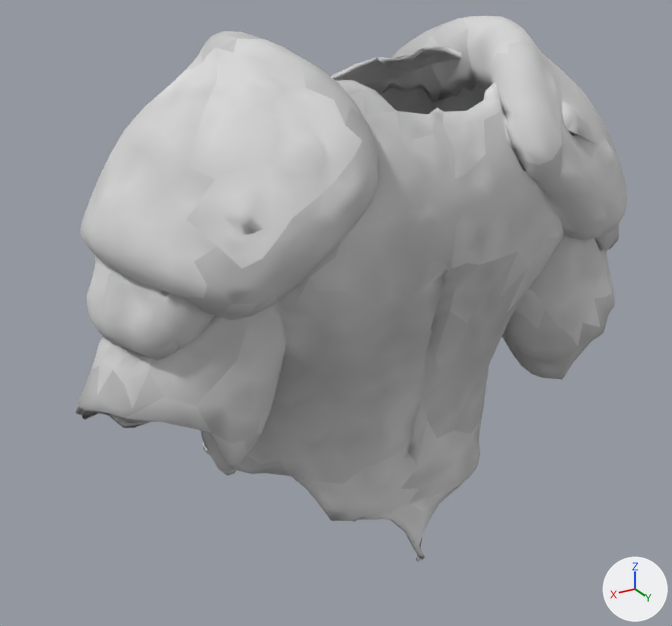
Renders of the glTF model hollowmere/Assets/Resources/Gear/Fitted/leather/t2_chest.glb from each side of a commit.
Before and after are seen from a camera (50 mm lens) standing at (0.506, 0.807, 1.638) and looking at (0.02, -0.002, 1.233). Every picture has the same lights, and +X, +Y and +Z are marked at lower right. The older version comes first. Vertices at exactly the same position are counted once.

In view in the first picture: 'chest_t2'.
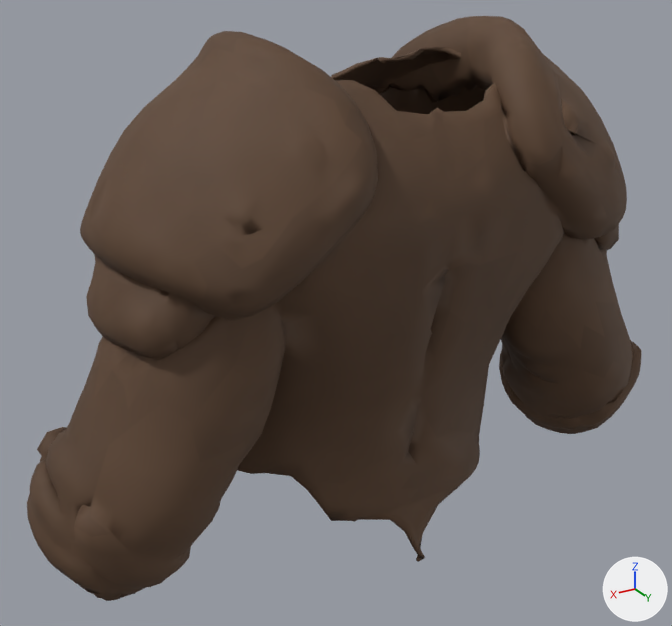
Pixel boxes [x1, y1, x2, y2] of what changed, in the pictures (672 x 626 px):
'chest_t2', surface changed, reshaped (grey to brown, 11% wider, 7% taller): before [76, 16, 627, 562]; after [27, 16, 641, 601]
part 1 of me_chest_t2, built on: before [76, 319, 267, 475]; after [27, 319, 268, 601]
part 2 of me_chest_t2, built on: before [502, 241, 615, 379]; after [499, 241, 641, 434]

Edits to the bpy script that builds the scene:
```text
Add img_leather_mid:
    img_leather_mid = load_image('leather_mid', '_unpacked/leather_mid', 512, 512, 'sRGB')
Add img_leather_mr:
    img_leather_mr = load_image('leather_mr', '_unpacked/leather_mr', 16, 16, 'Non-Color')
Change mat_leather_mid:
    where n0 = _N.new('ShaderNodeBsdfPrincipled'); n0.name = 'Principled BSDF'
    remove n0.inputs[2].default_value = 0.72  # 'Roughness'
    where n2 = _N.new('ShaderNodeTexImage'); n2.name = 'Image Texture'
    n2.image: img_leather_grain -> img_leather_mid
    add n3 = _N.new('ShaderNodeSeparateColor'); n3.name = 'Separate Color'
    add n4 = _N.new('ShaderNodeTexImage'); n4.name = 'Image Texture.001'
    add n4.image = img_leather_mr
    add _L.new(n3.outputs[2], n0.inputs[1])  # 'Blue' to 'Metallic'
    add _L.new(n3.outputs[1], n0.inputs[2])  # 'Green' to 'Roughness'
    add _L.new(n4.outputs[0], n3.inputs[0])  # 'Color' to 'Color'
Change me_chest_t2:
    used by ob_chest_t2; location = (0.0, 0.0, 0.0)
    remove me_chest_t2.from_pydata(...)  # 5930 vertices, 11898 faces; spans x -0.326..0.317, y -0.182..0.186, z 0.958..1.542
    add me_chest_t2.from_pydata(...)  # 7546 vertices, 15130 faces; spans x -0.379..0.379, y -0.182..0.186, z 0.958..1.542
    me_chest_t2 part 1: 112 vertices moved from x 0.184..0.317, y -0.023..0.141, z 1.135..1.287 to x 0.185..0.329, y -0.024..0.142, z 1.133..1.285; 43 vertices removed from x 0.197..0.317, y -0.017..0.14, z 1.14..1.232; 873 vertices added at x 0.2..0.379, y -0.05..0.145, z 1.023..1.209
    me_chest_t2 part 2: 125 vertices moved from x -0.326..-0.173, y -0.023..0.143, z 1.132..1.283 to x -0.333..-0.174, y -0.024..0.145, z 1.13..1.282; 43 vertices removed from x -0.323..-0.19, y -0.016..0.143, z 1.133..1.234; 829 vertices added at x -0.379..-0.197, y -0.049..0.145, z 1.023..1.222
```
